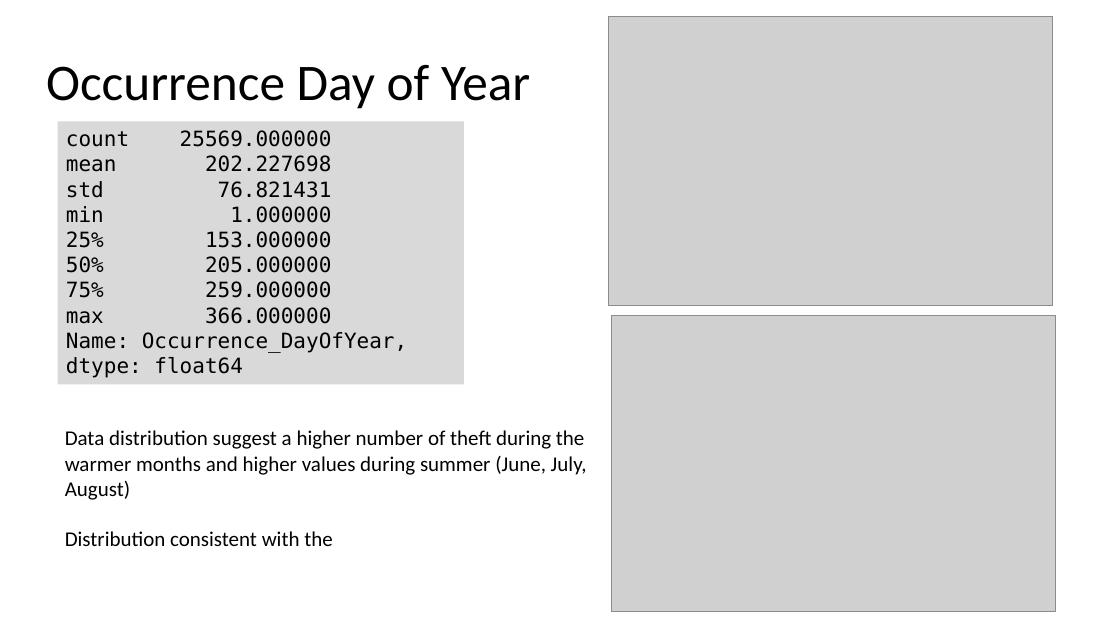
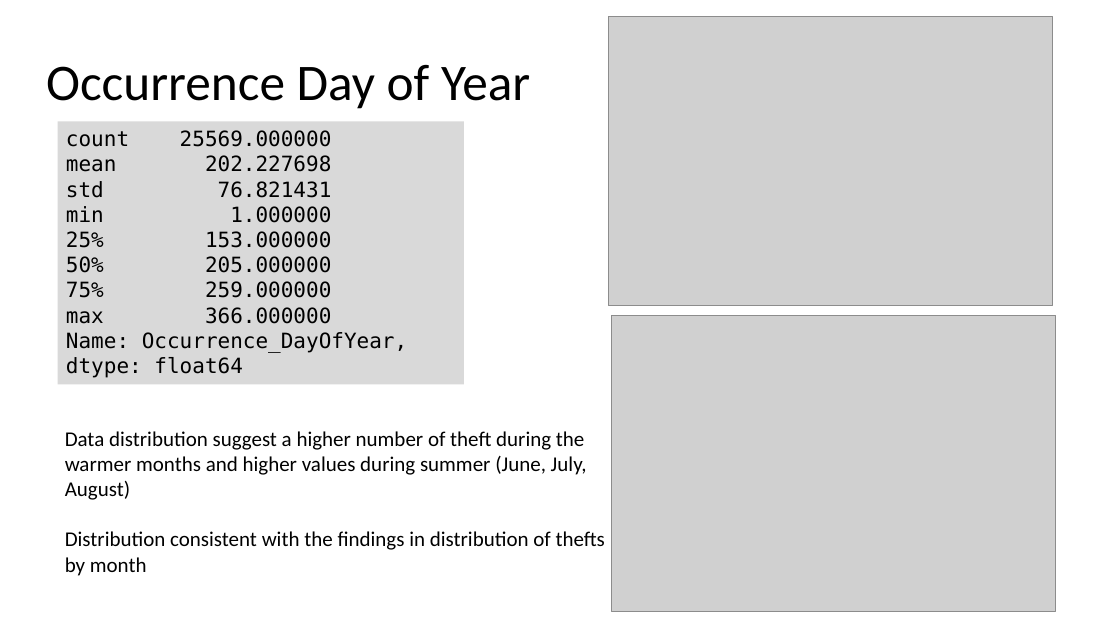
Before and after one commit to naromerol/COMP247, a slide deck: slide 13 of ProjectWork/COMP247-TEAM3-BICYCLETHEFT.pptx. Drawn at 1120x630 pixels with LibreOffice and Linux fonts; fonts in the diff are those of the drawing; grey boxes stand for pictures. Boxes give left, top, right and bottom in pixels: in the first picture for what was removed or moved away, otherwise in the second. Text is boxed around its words. In the diff, an @@ line names an element or a change of style, - is before the commit and + after.

```diff
--- a/ProjectWork/COMP247-TEAM3-BICYCLETHEFT.pptx
+++ b/ProjectWork/COMP247-TEAM3-BICYCLETHEFT.pptx
@@ text at (65,531,605,576): text changed @@
-Distribution consistent with the
+Distribution consistent with the findings in distribution of thefts by month
```
Also in this commit, not shown: 5 other slides changed, 11 other files.
